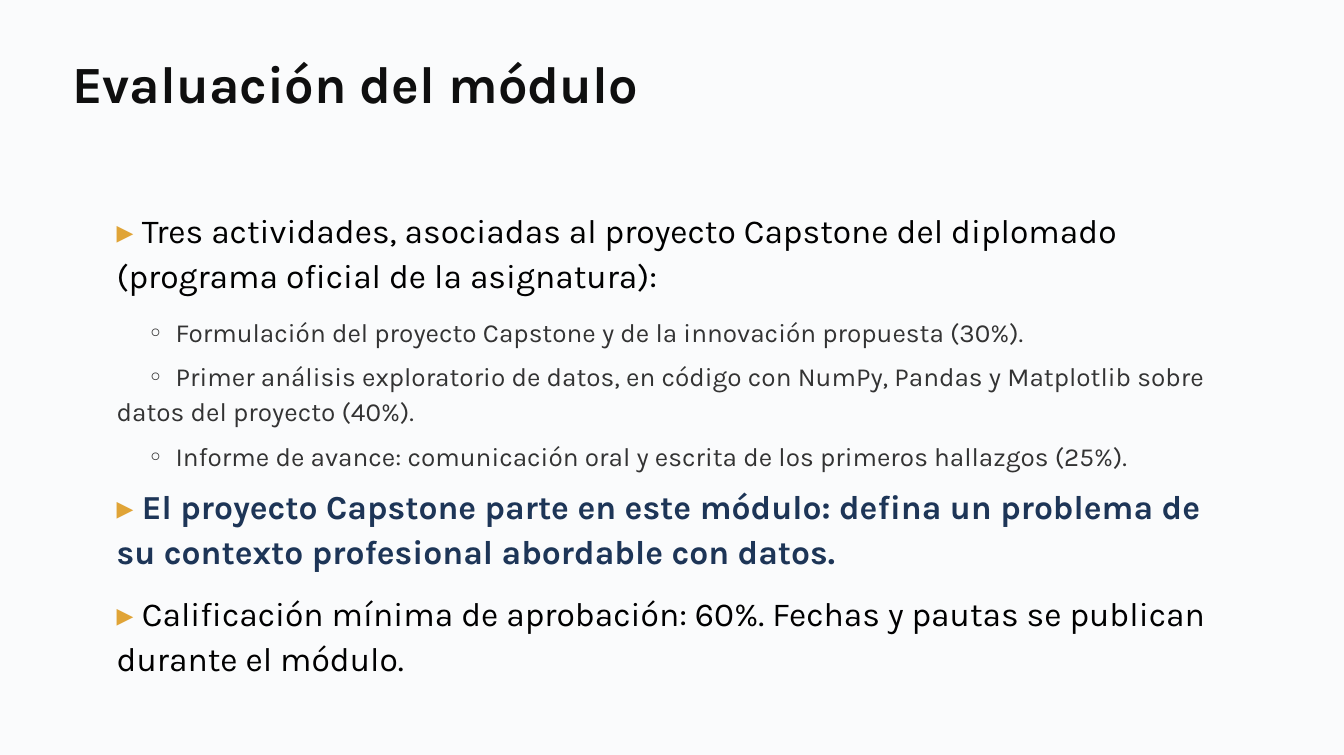
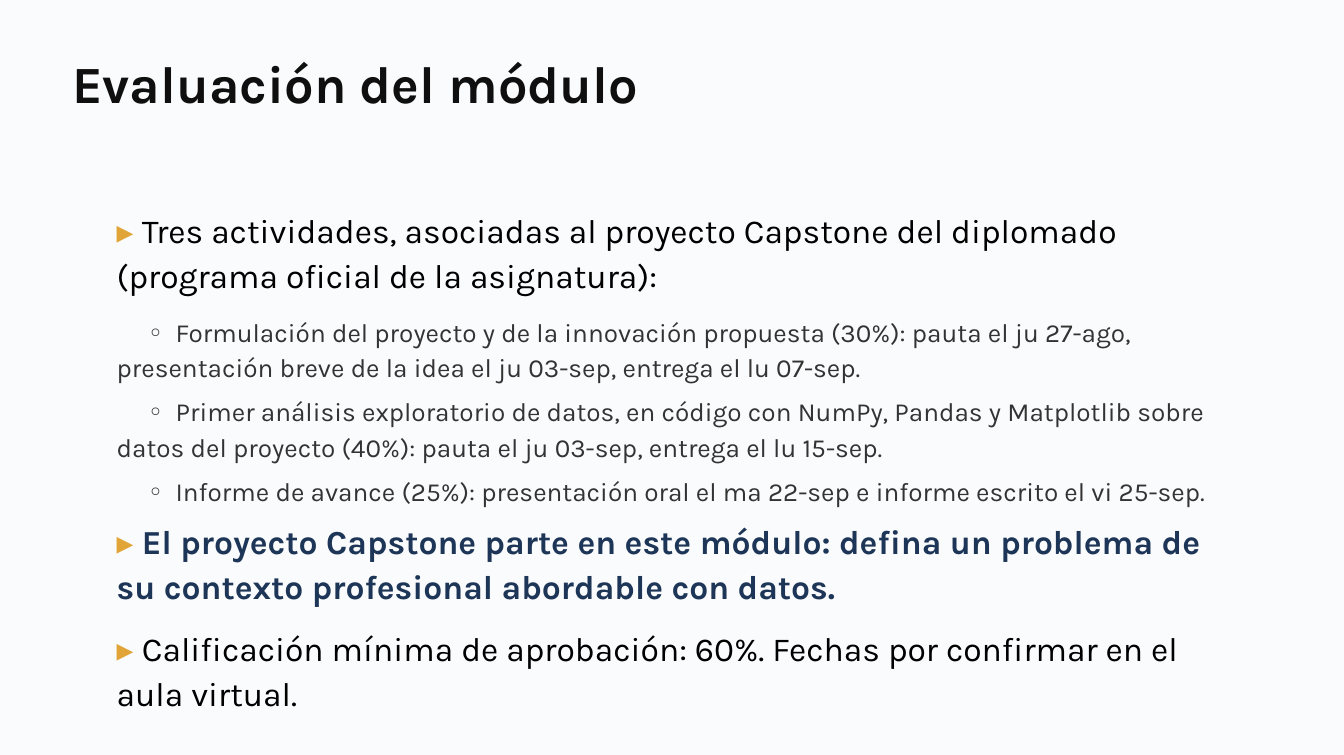
Before and after one commit to daniopitz/diplomado-cdd, a slide deck: slide 10 of presentaciones/clase01_fundamentos_ecosistema.pptx. Drawn at 1344x755 pixels with LibreOffice and Linux fonts; fonts in the diff are those of the drawing. Boxes give left, top, right and bottom in pixels: in the first picture for what was removed or moved away, otherwise in the second. Text is boxed around its words. In the diff, an @@ line names an element or a change of style, - is before the commit and + after.

```diff
--- a/presentaciones/clase01_fundamentos_ecosistema.pptx
+++ b/presentaciones/clase01_fundamentos_ecosistema.pptx
@@ text at [117,322,1205,507]: text changed @@
-◦ Formulación del proyecto Capstone y de la innovación propuesta (30%).
-◦ Primer análisis exploratorio de datos, en código con NumPy, Pandas y Matplotlib sobre datos del proyecto (40%).
-◦ Informe de avance: comunicación oral y escrita de los primeros hallazgos (25%).
+◦ Formulación del proyecto y de la innovación propuesta (30%): pauta el ju 27-ago, presentación breve de la idea el ju 03-sep, entrega el lu 07-sep.
+◦ Primer análisis exploratorio de datos, en código con NumPy, Pandas y Matplotlib sobre datos del proyecto (40%): pauta el ju 03-sep, entrega el lu 15-sep.
+◦ Informe de avance (25%): presentación oral el ma 22-sep e informe escrito el vi 25-sep.
@@ text at [142,635,1178,669]: text changed @@
-▸ Calificación mínima de aprobación: 60%. Fechas y pautas se publican durante el módulo.
+▸ Calificación mínima de aprobación: 60%. Fechas por confirmar en el aula virtual.
```
Also in this commit, not shown: 2 other files.
